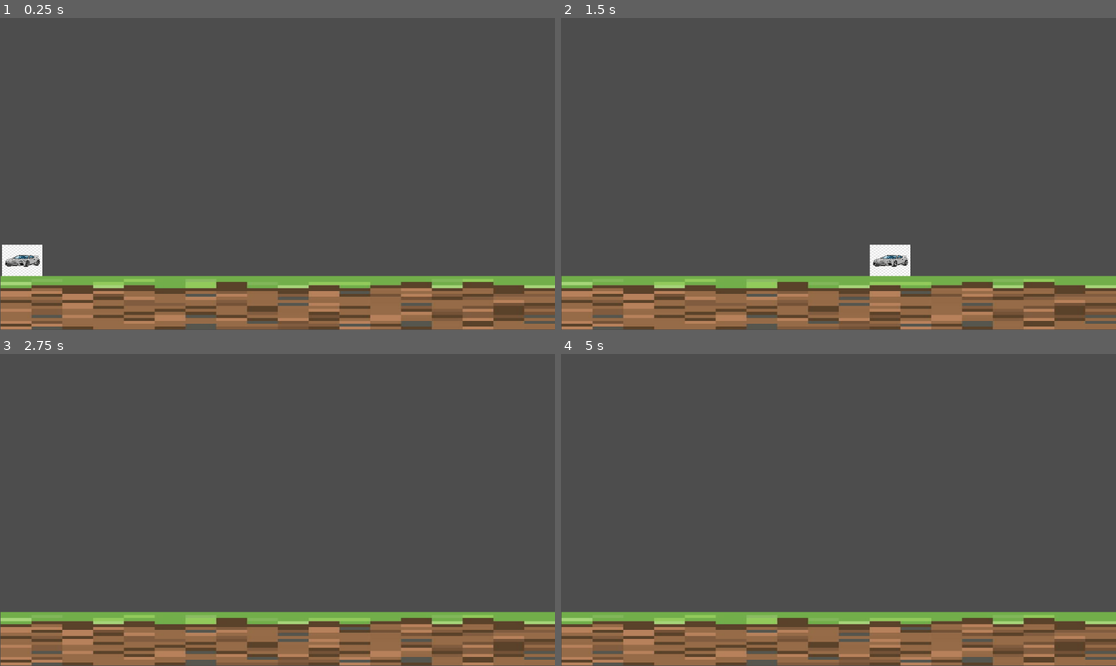
Above: before the commit, frames 1-4 (two rows, left to right).
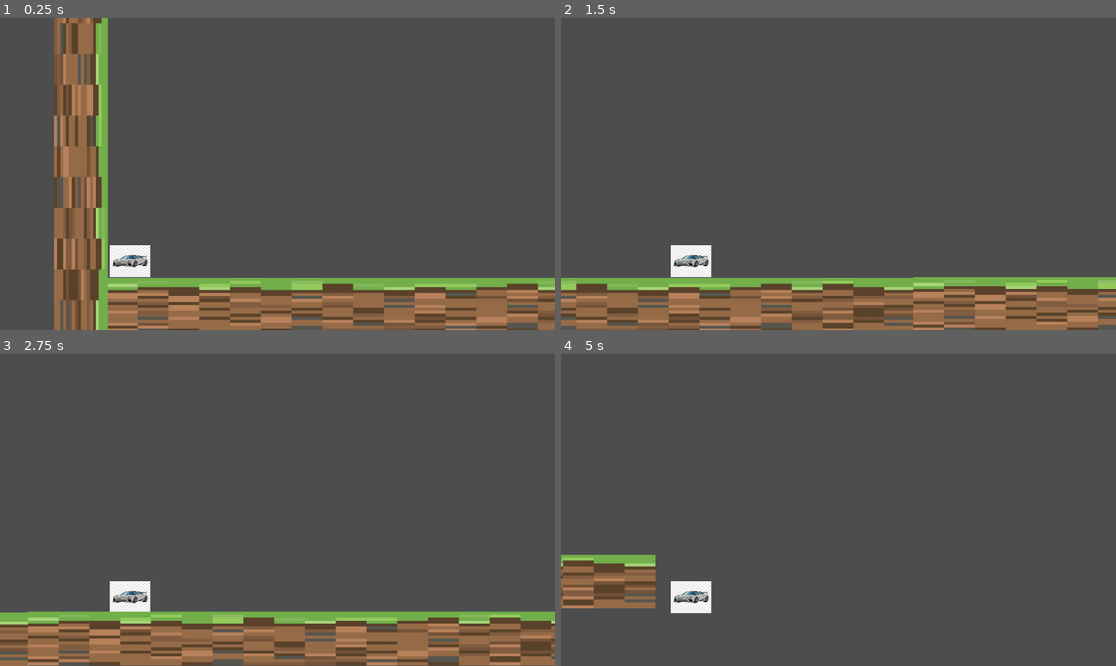
Above: after the commit, the same moments.

Repository: YanIgnacio/goToTownGame
Game: Godot game, scene res://mainScene.tscn
The game is run twice, just before and just after one commit, with the same random seed, the same clock (stepped at 60 frames per second) and the same inputs.
Inputs:
- Up to frame 1 (0.25 s): no input
- Up to frame 2 (1.5 s): tap Enter (ui_accept) at 0.5, 0.77 s; hold Right (ui_right) from 0.53 s (still down)
- Up to frame 3 (2.75 s): tap Enter (ui_accept) at 1.52 s; release Right (ui_right) at 2.03 s; hold Left (ui_left) from 2.03 s (still down)
- Up to frame 4 (5 s): release Left (ui_left) at 2.78 s; hold Right (ui_right) 2.78-4.28 s; tap Enter (ui_accept) at 3.02, 3.77, 4.52 s; hold Left (ui_left) from 4.28 s (still down)

The runs differ from the first frame. In frame 1, 20% of the frame differs, in the area x 0-100%, y 0-100%; in frame 2, 11%; in frame 3, 10%; in frame 4, 20%.

Commit message:
Add Camera2D, tweak nodes and clamp speed
Add a Camera2D as a child of CharacterBody2D and adjust positions/offsets for several StaticBody2D nodes (sprite positions, collision shape positions and one rotation) to correct local transforms. In vehicleScript.gd, tighten velocity handling: add clamping so velocity.x cannot exceed MAX_SPEED (in either direction), clean up indentation/whitespace, and add a brief Portuguese comment explaining the clamp; move_and_slide() and existing friction logic remain unchanged.

Diff:
--- a/go-to-town-game/mainScene.tscn
+++ b/go-to-town-game/mainScene.tscn
@@ -27,40 +27,44 @@
 position = Vector2(46, 494)
 shape = SubResource("RectangleShape2D_61od6")
 
+[node name="Camera2D" type="Camera2D" parent="CharacterBody2D" unique_id=2140038868]
+position = Vector2(352, 314)
+
 [node name="StaticBody2D" type="StaticBody2D" parent="." unique_id=689829877]
+position = Vector2(573, 597)
 
 [node name="Sprite2D" type="Sprite2D" parent="StaticBody2D" unique_id=1157932171]
-position = Vector2(576.75, 591.75)
+position = Vector2(0, -4.999939)
 scale = Vector2(1.1739795, 0.11377552)
 texture = ExtResource("2_g4qto")
 
 [node name="CollisionShape2D" type="CollisionShape2D" parent="StaticBody2D" unique_id=876305044]
-visible = false
-position = Vector2(575.25, 593.23126)
+position = Vector2(2, -7)
 shape = SubResource("RectangleShape2D_hr5et")
 
 [node name="StaticBody2D2" type="StaticBody2D" parent="." unique_id=1604266710]
+position = Vector2(1719, 590)
 
 [node name="Sprite2D" type="Sprite2D" parent="StaticBody2D2" unique_id=1656804217]
-position = Vector2(1727, 590)
+position = Vector2(1, 6.1035156e-05)
 scale = Vector2(1.1739795, 0.11377552)
 texture = ExtResource("2_g4qto")
 
 [node name="CollisionShape2D" type="CollisionShape2D" parent="StaticBody2D2" unique_id=59003184]
-visible = false
-position = Vector2(575.25, 593.23126)
+position = Vector2(-1, 3)
 shape = SubResource("RectangleShape2D_hr5et")
 
 [node name="StaticBody2D3" type="StaticBody2D" parent="." unique_id=894012985]
+position = Vector2(-51, 66)
 
 [node name="Sprite2D" type="Sprite2D" parent="StaticBody2D3" unique_id=1904055943]
-position = Vector2(-57.24997, 70.24994)
+position = Vector2(-5.000004, 5)
 rotation = 1.5707964
 scale = Vector2(1.1739795, 0.11377552)
 texture = ExtResource("2_g4qto")
 
 [node name="CollisionShape2D" type="CollisionShape2D" parent="StaticBody2D3" unique_id=2031709421]
-position = Vector2(-58.75, 71.73126)
+position = Vector2(-4, 2)
 rotation = 1.5707964
 scale = Vector2(1, 0.99999994)
 shape = SubResource("RectangleShape2D_hr5et")
--- a/go-to-town-game/vehicleScript.gd
+++ b/go-to-town-game/vehicleScript.gd
@@ -20,12 +20,15 @@
 	# As good practice, you should replace UI actions with custom gameplay actions.
 	var direction = Input.get_axis("ui_left", "ui_right")
 	if direction:
+
 		if velocity.x <= MAX_SPEED or velocity.x >= MAX_SPEED * -1:
 			velocity.x += direction * SPEED
 
+		#Aqui é pra caso fique acima do máximo indo de frente ou de trás ele travar
 		if velocity.x > MAX_SPEED or velocity.x < MAX_SPEED * -1:
 			velocity.x = MAX_SPEED if velocity.x > 0 else MAX_SPEED * -1
 	else:
 		velocity.x = move_toward(velocity.x, 0, FRICTION)
 
+
 	move_and_slide()
